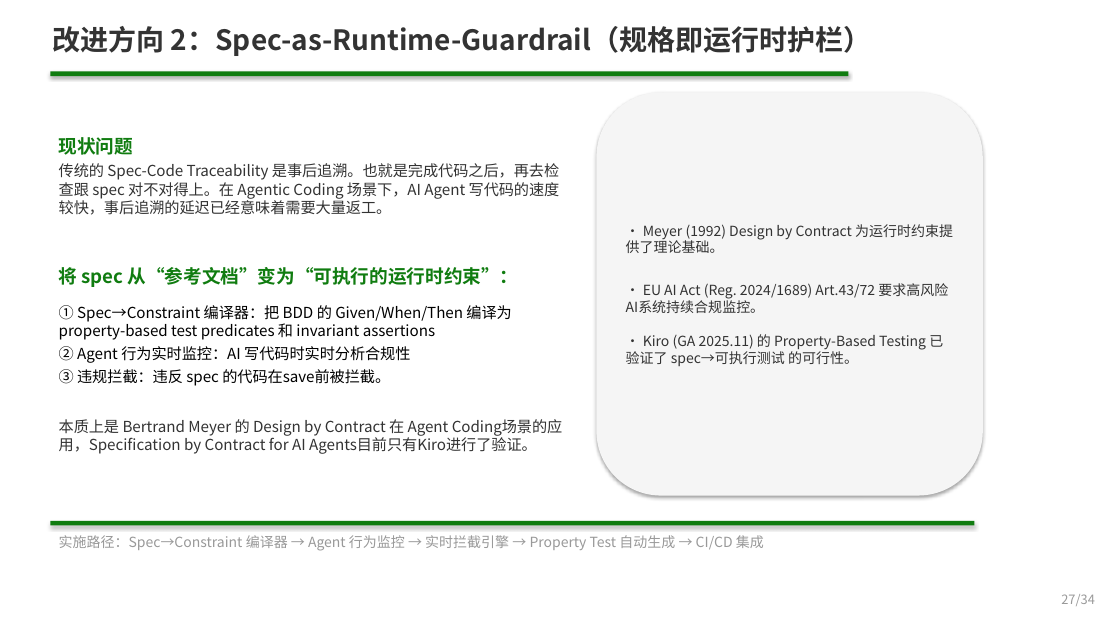
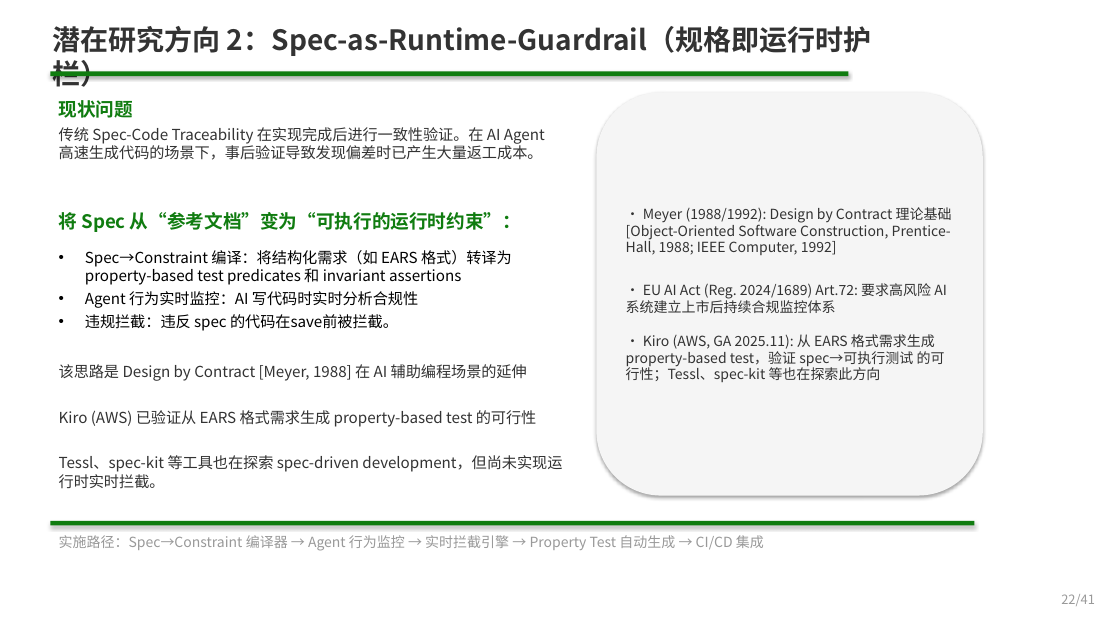
Before and after one commit to ZhifeiDou/OpenSpec_Modify, a slide deck: slide 22 of OpenSpec_技术研究汇报.pptx (slide 19 before the commit). Drawn at 1120x630 pixels with LibreOffice and Linux fonts; fonts in the diff are those of the drawing. Boxes give left, top, right and bottom in pixels: in the first picture for what was removed or moved away, otherwise in the second. Text is boxed around its words. In the diff, an @@ line names an element or a change of style, - is before the commit and + after.

```diff
--- a/OpenSpec_技术研究汇报.pptx
+++ b/OpenSpec_技术研究汇报.pptx
@@ text at <box>53,26,871,56</box>: text changed @@
-改进方向 2：Spec-as-Runtime-Guardrail（规格即运行时护栏）
+潜在研究方向 2：Spec-as-Runtime-Guardrail（规格即运行时护栏）
@@ text "现状问题": place and size @@
-text "现状问题" at <box>59,137,560,454</box>
+text "现状问题" at <box>59,100,562,488</box>
@@ text at <box>59,127,562,488</box>: text changed @@
-传统的 Spec-Code Traceability 是事后追溯。也就是完成代码之后，再去检查跟 spec 对不对得上。在 Agentic Coding 场景下，AI Agent 写代码的速度较快，事后追溯的延迟已经意味着需要大量返工。
-将 spec 从“参考文档”变为“可执行的运行时约束”：
-① Spec→Constraint 编译器：把 BDD 的 Given/When/Then 编译为 property-based test predicates 和 invariant assertions
-② Agent 行为实时监控：AI 写代码时实时分析合规性
-③ 违规拦截：违反 spec 的代码在save前被拦截。
-本质上是 Bertrand Meyer 的 Design by Contract 在 Agent Coding场景的应用，Specification by Contract for AI Agents目前只有Kiro进行了验证。
+传统 Spec-Code Traceability 在实现完成后进行一致性验证。在 AI Agent 高速生成代码的场景下，事后验证导致发现偏差时已产生大量返工成本。
+将 Spec 从“参考文档”变为“可执行的运行时约束”：
+• Spec→Constraint 编译：将结构化需求（如 EARS 格式）转译为 property-based test predicates 和 invariant assertions
+• Agent 行为实时监控：AI 写代码时实时分析合规性
+• 违规拦截：违反 spec 的代码在save前被拦截。
+该思路是 Design by Contract [Meyer, 1988] 在 AI 辅助编程场景的延伸
+Kiro (AWS) 已验证从 EARS 格式需求生成 property-based test 的可行性
+Tessl、spec-kit 等工具也在探索 spec-driven development，但尚未实现运行时实时拦截。
@@ text at <box>626,207,952,382</box>: text changed @@
-• Meyer (1992) Design by Contract 为运行时约束提供了理论基础。
-• EU AI Act (Reg. 2024/1689) Art.43/72 要求高风险AI系统持续合规监控。
-• Kiro (GA 2025.11) 的 Property-Based Testing 已验证了 spec→可执行测试 的可行性。
+• Meyer (1988/1992): Design by Contract 理论基础 [Object-Oriented Software Construction, Prentice-Hall, 1988; IEEE Computer, 1992]
+• EU AI Act (Reg. 2024/1689) Art.72: 要求高风险 AI 系统建立上市后持续合规监控体系
+• Kiro (AWS, GA 2025.11): 从 EARS 格式需求生成 property-based test，验证 spec→可执行测试 的可行性；Tessl、spec-kit 等也在探索此方向
@@ text at <box>1061,594,1095,606</box>: text changed @@
-27/34
+22/41
```
Also in this commit, not shown: 29 other slides changed, 4 slides added, 7 slides removed, 37 other files.
